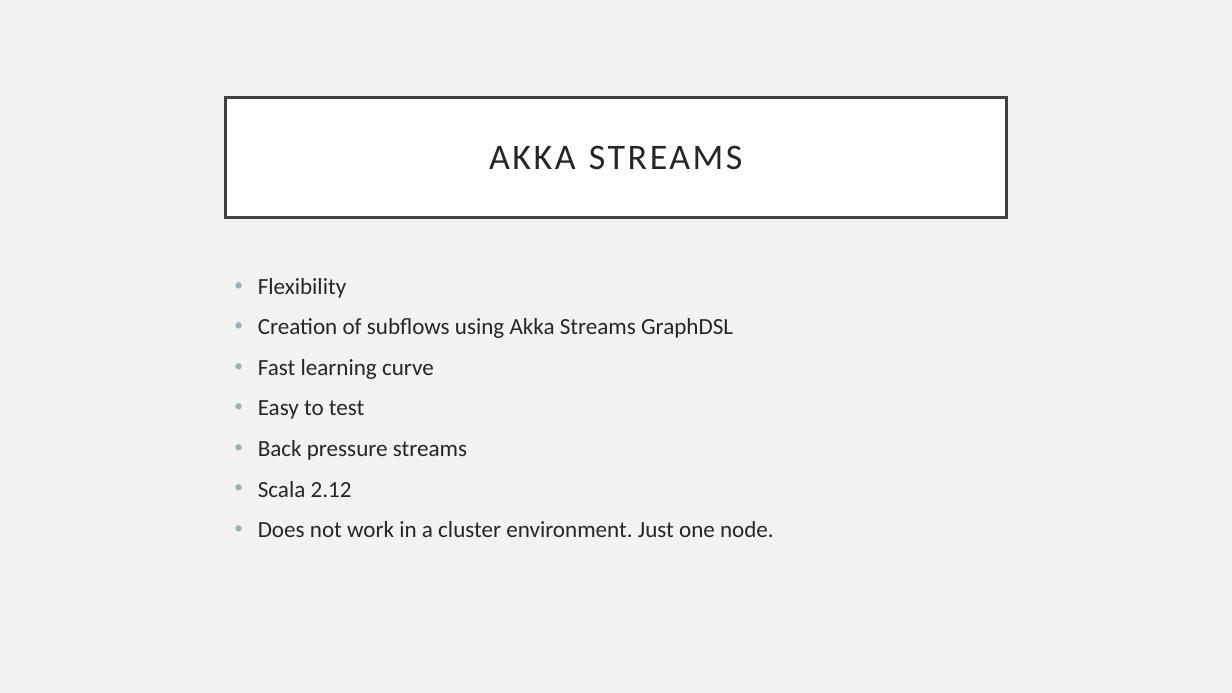
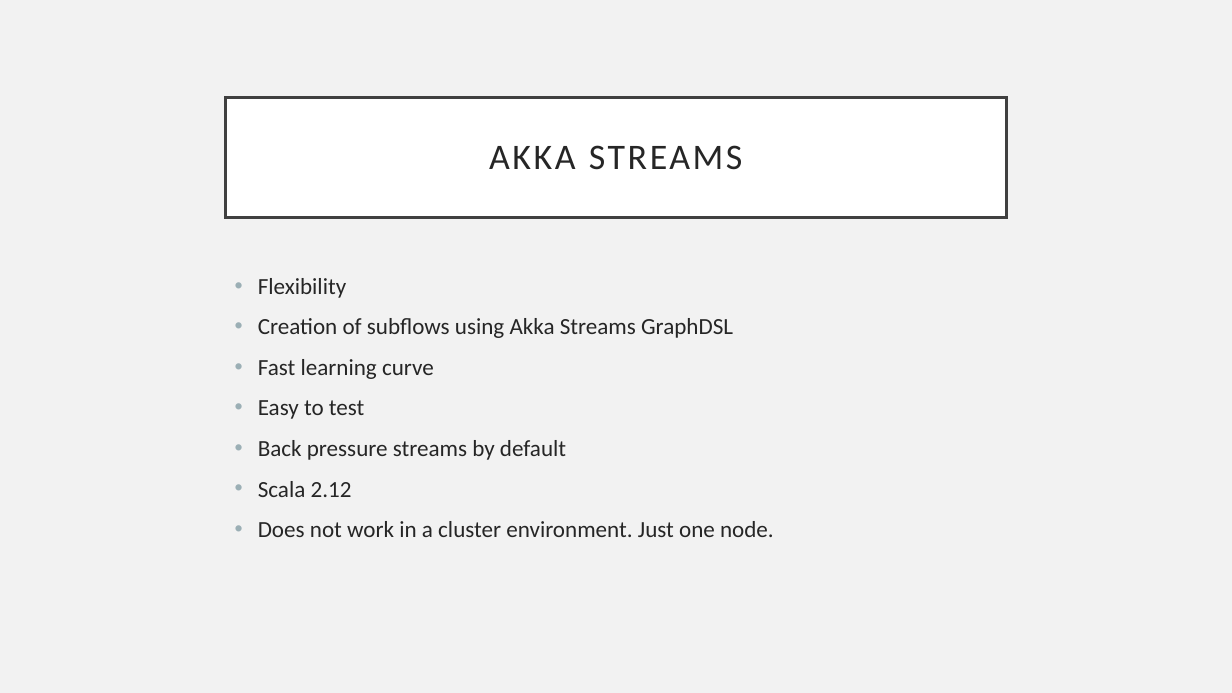
Before and after one commit to dvirgiln/streams-kafka, a slide deck: slide 9 of streams_meetup_presentation.pptx (slide 8 before the commit). Drawn at 1232x693 pixels with LibreOffice and Linux fonts; fonts in the diff are those of the drawing. Boxes give left, top, right and bottom in pixels: in the first picture for what was removed or moved away, otherwise in the second. Text is boxed around its words. In the diff, an @@ line names an element or a change of style, - is before the commit and + after.

```diff
--- a/streams_meetup_presentation.pptx
+++ b/streams_meetup_presentation.pptx
@@ text at (258,440,566,460): text changed @@
-• Back pressure streams
+• Back pressure streams by default
```
Also in this commit, not shown: 1 other slide changed, 1 slide added.
